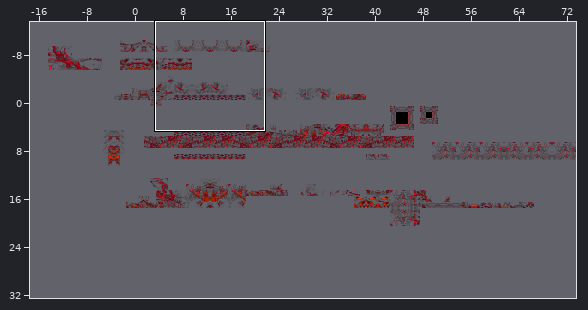
A Tiled map gets an edit: assets/images/bg/Viscera_Map.tmx. The first picture is a wide view before the edit; the outline marks the close-up.
Close-up. Before:
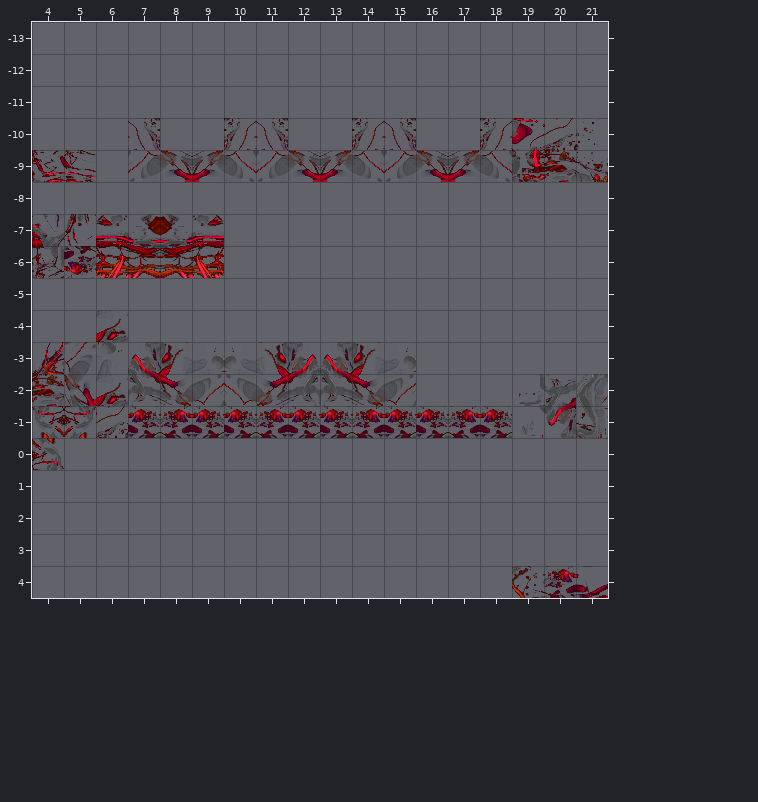
Cells are 32x32 px. Shown: x 4..21, y -13..4. The commit also changed other parts of the map, which this record leaves out.
Now the later version:
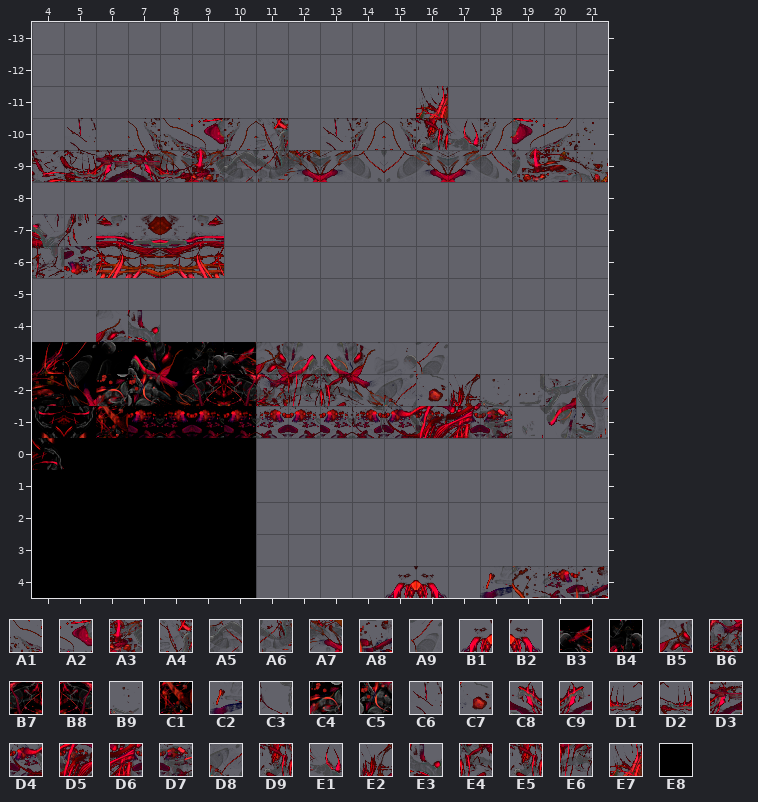
Key: from "Viscera_Red_tileset": A1 104, A2 105, A3 155, A4 201, A5 250, A6 251, A7 252, A8 262, A9 300, B1 315, B2 315 flipped left-right, B3 346 turned 90, B4 396, B5 398 flipped left-right, B6 446, B7 446 flipped on the diagonal, B8 446 turned 90, B9 551 turned 90, C1 553, C2 559, C3 597, C4 604 turned 270, C5 645, C6 650, C7 652, C8 655 flipped up-down, C9 655 turned 180, D1 656 flipped up-down, D2 656 turned 180, D3 657 turned 90, D4 667, D5 668, D6 669, D7 670, D8 702, D9 704, E1 705, E2 706, E3 755 turned 90, E4 756, E5 793, E6 806, E7 893; from "black": E8 0.
__ is an empty cell.
Tiles of an added or newly shown layer are drawn over the layers below it.
See-through tiles are keyed as they look on the map.
Difference:
Layer "Tile Layer 1" (now shown):
The author put tile E8 in rows -3 to 4 at x 4 to 10.
Layer "Tile Layer 3" (now shown):
The author put tile A1 in row -10 at x 8.
The author put tile A2 in row -10 at x 9.
The author put tile A3 in row -9 at x 9.
The author put tile A4 in row -10 at x 11.
The author put tile A5 in row -9 at x 10.
The author put tile A6 in row -9 at x 11.
The author put tile A7 in row -9 at x 12.
The author put tile A9 in row -3 at x 16.
The author put tile B1 in row 4 at x 15.
The author put tile B2 in row 4 at x 16.
The author put tile B3 in row -3 at x 10.
The author put tile B4 in row -3 at x 9.
The author put tile B5 in row -3 at x 11.
The author put tile B6 in row -2 at x 11.
The author put tile B7 in row -2 at x 9.
The author put tile B8 in row -2 at x 10.
The author put tile B9 in row -2 at x 18.
The author put tile C1 in row -1 at x 6.
The author put tile C2 in row 4 at x 18.
The author put tile C3 in row -1 at x 14.
The author put tile C4 in row -2 at x 6.
The author put tile C5 in row -2 at x 7.
The author put tile C6 in row -10 at x 5 and 13.
The author put tile C7 in row -2 at x 16.
The author put tile C8 in row -9 at x 7.
The author put tile C9 in row -9 at x 6.
The author put tile D1 in row -9 at x 8.
The author put tile D2 in row -9 at x 5.
The author put tile D8 in row -2 at x 15.
The author put tile D9 in row -10 at x 16.
The author put tile E1 in row -10 at x 17.
The author put tile E2 in row -2 at x 17.
The author put tile E3 in row -4 at x 7.
The author put tile E4 in row -2 at x 13.
The author put tile E6 in row -2 at x 12.
The author put tile E7 in row -11 at x 16.
Layer "Tile Layer 4" (now shown):
The author put tile A8 in row 4 at x 21.
The author put tile D3 in row -9 at x 6 to 7.
The author put tile D4 in row -1 at x 15.
The author put tile D5 in row -1 at x 16.
The author put tile D6 in row -1 at x 17.
The author put tile D7 in row -1 at x 18.
The author put tile E5 in row -10 at x 16.
Changed places in both close-ups, as pixel boxes (x1, y1, x2, y2):
added: (416, 86, 480, 150)
added: (64, 118, 352, 182)
added: (32, 310, 512, 598)
added: (576, 566, 608, 598)
